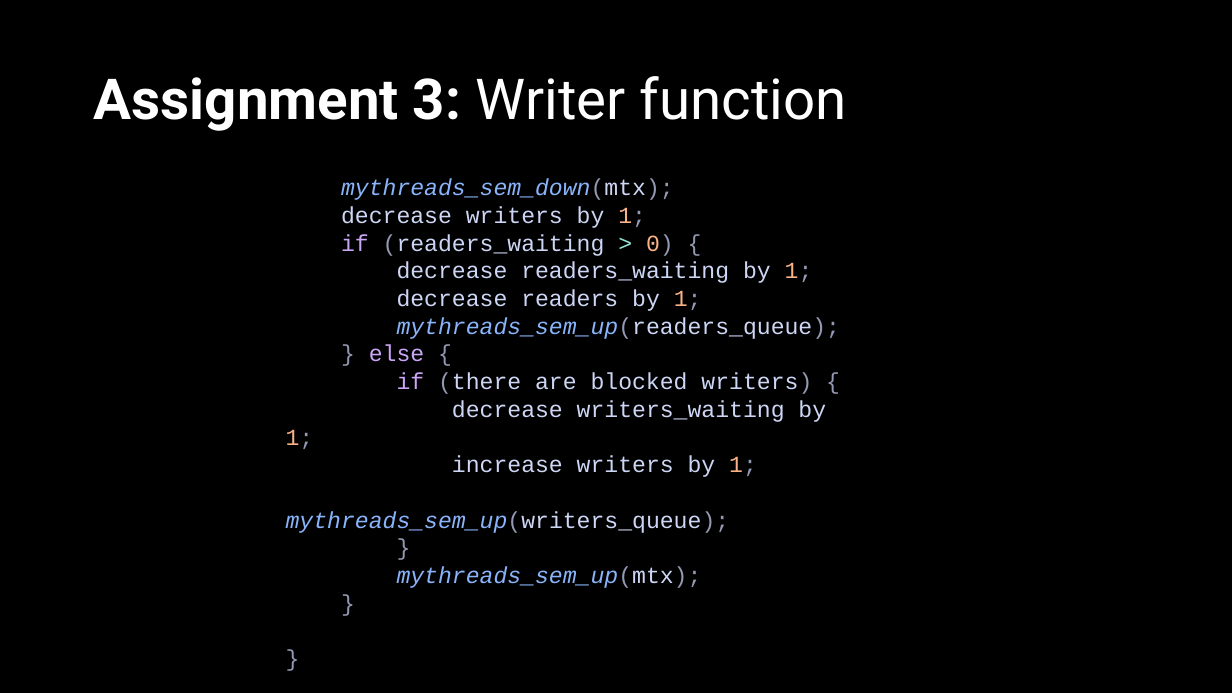
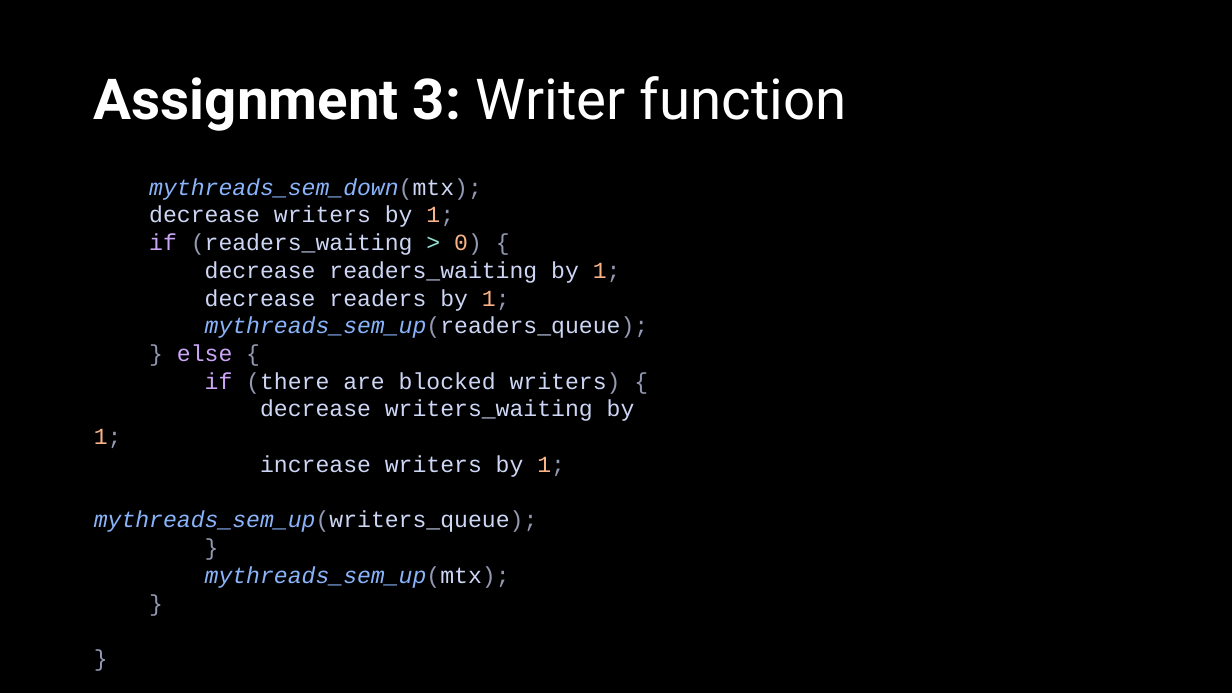
Before and after one commit to ACrispyCookie/ECE321-Concurrent-Programming, a slide deck: slide 46 of Project4/G9-4.pptx (slide 36 before the commit). Drawn at 1232x693 pixels with LibreOffice and Linux fonts; fonts in the diff are those of the drawing. Boxes give left, top, right and bottom in pixels: in the first picture for what was removed or moved away, otherwise in the second. Text is boxed around its words. In the diff, an @@ line names an element or a change of style, - is before the commit and + after.

```diff
--- a/Project4/G9-4.pptx
+++ b/Project4/G9-4.pptx
@@ text "mythreads_sem_down(mtx);": place and size @@
-text "mythreads_sem_down(mtx);" at [286, 178, 841, 588]
+text "mythreads_sem_down(mtx);" at [94, 178, 649, 588]
```
Also in this commit, not shown: 25 other slides changed, 12 slides added, 2 slides removed, 32 other files.
